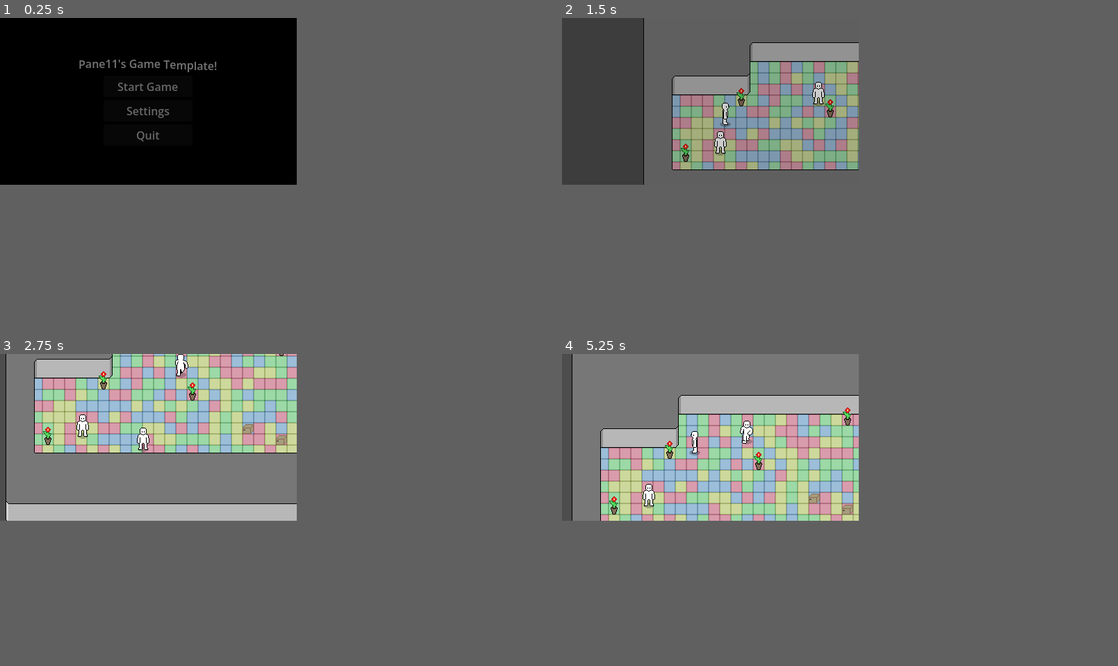
Above: before the commit, frames 1-4 (two rows, left to right).
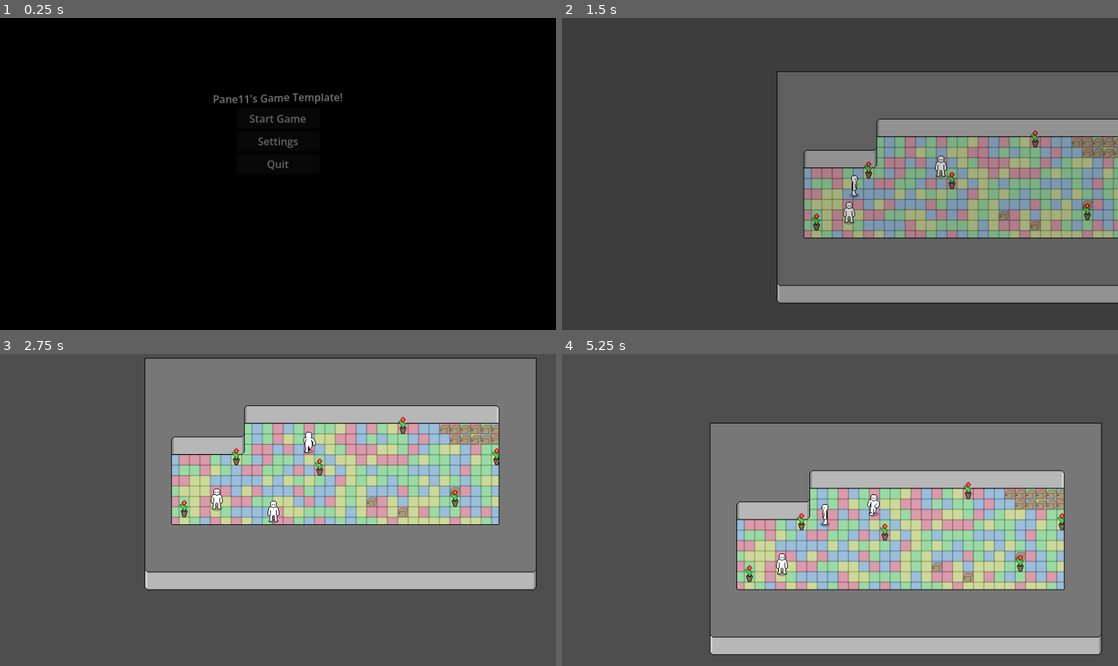
Above: after the commit, the same moments.

Repository: pane111/panes-game-template
Game: Godot game, scene res://assets/scenes/system/title_screen.tscn
Same seed, same stepped clock (60 frames per second), same inputs: the game is played once before the commit and once after it.
Inputs:
- Up to frame 1 (0.25 s): no input
- Up to frame 2 (1.5 s): click "Start Game" at 0.5 s; hold D (right) from 1.28 s (still down); tap E (ok) at 1.35 s
- Up to frame 3 (2.75 s): release D (right) at 2.03 s; hold S (down) from 2.03 s (still down); tap Shift (sprint) at 2.1 s
- Up to frame 4 (5.25 s): release S (down) at 2.78 s; hold D (right) 2.78-3.53 s; tap E (ok) at 2.85, 4.35 s; hold W (up) 3.53-4.28 s; tap Shift (sprint) at 3.6, 5.1 s; hold A (left) from 4.28 s (still down)
In our replay, the window is 427x240 before the commit and 800x449 after it. These sizes can differ from the game's own. Grey fills any space a smaller window leaves; there, only what the larger window draws over its background counts as a difference.

The runs differ from the first frame. In frame 1, 1.1% of the frame differs, in the area x 14-62%, y 13-49%; in frame 2, 60%; in frame 3, 65%; in frame 4, 71%, in the area x 1-98%, y 0-97%.

Commit message:
Resolution adjustments

Diff:
--- a/assets/scenes/system/game_manager.gd
+++ b/assets/scenes/system/game_manager.gd
@@ -6,6 +6,7 @@
 @onready var maincam = $MainCam
 var is_loading_scene=false
 var lscene=""
+
 func _ready() -> void:
 	load_config()
 	player.hide()
--- a/assets/scenes/system/hud_manager.tscn
+++ b/assets/scenes/system/hud_manager.tscn
@@ -101,13 +101,15 @@
 text = "Settings"
 
 [node name="Sliders" type="VBoxContainer" parent="PopupMenus/SettingsMenu" unique_id=1520710668]
-custom_maximum_size = Vector2(400, -1)
 layout_mode = 1
-anchors_preset = 14
+anchors_preset = 8
+anchor_left = 0.5
 anchor_top = 0.5
-anchor_right = 1.0
+anchor_right = 0.5
 anchor_bottom = 0.5
+offset_left = -300.0
 offset_top = -50.5
+offset_right = 300.0
 offset_bottom = 50.5
 grow_horizontal = 2
 grow_vertical = 2
--- a/project.godot
+++ b/project.godot
@@ -35,8 +35,8 @@
 
 [display]
 
-window/size/viewport_width=427
-window/size/viewport_height=240
+window/size/viewport_width=854
+window/size/viewport_height=480
 window/stretch/mode="canvas_items"
 window/stretch/scale_mode="integer"
 
